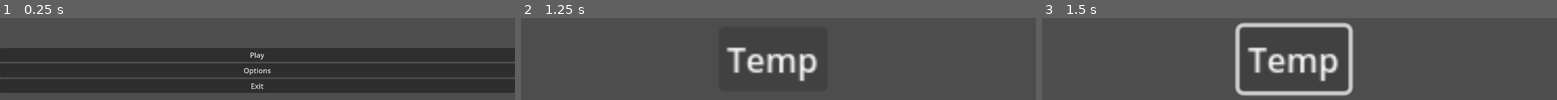
Above: before the commit, frames 1-3 (left to right).
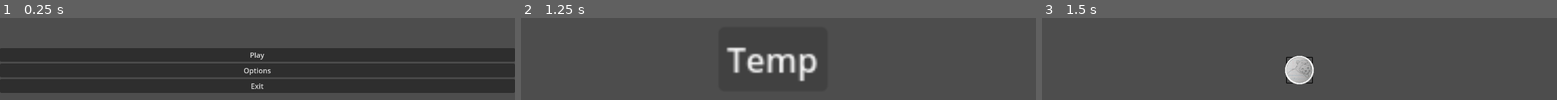
Above: after the commit, the same moments.

Repository: HaydenJoshuaMatthys/Mighty-Tiny-Night--Game-
Game: Godot game, scene res://Scenes/MainMenu.tscn
Two runs of this game, one before a commit and one after it. Both use one fixed random seed, a clock stepped at 60 frames per second and the inputs below.
Inputs:
- Up to frame 1 (0.25 s): no input
- Up to frame 2 (1.25 s): click "Play" at 0.5 s
- Up to frame 3 (1.5 s): click "Temp" at 1.25 s

Frames 1-2 are identical in both runs. In frame 3, 8.0% of the frame differs, in the area x 37-61%, y 5-96%.

Commit message:
Added Empty Player and Tile Objects

Diff:
--- /dev/null
+++ b/Scenes/Game.tscn
@@ -0,0 +1,16 @@
+[gd_scene load_steps=3 format=3 uid="uid://cscnrjofjh0yn"]
+
+[ext_resource type="PackedScene" uid="uid://cdibohu507bgu" path="res://Scenes/Objects/Player.tscn" id="1_f10jn"]
+[ext_resource type="PackedScene" uid="uid://c5325mqeu0305" path="res://Scenes/Objects/Tile.tscn" id="2_lqr0x"]
+
+[node name="Game" type="Node2D"]
+
+[node name="Player" parent="." instance=ExtResource("1_f10jn")]
+position = Vector2(500, 321)
+
+[node name="Camera2D" type="Camera2D" parent="."]
+position = Vector2(500, 321)
+zoom = Vector2(3, 3)
+
+[node name="Tile" parent="." instance=ExtResource("2_lqr0x")]
+position = Vector2(500, 321)
--- /dev/null
+++ b/Scenes/Objects/Player.tscn
@@ -0,0 +1,16 @@
+[gd_scene load_steps=3 format=3 uid="uid://cdibohu507bgu"]
+
+[ext_resource type="Texture2D" uid="uid://51qca2affg6e" path="res://Assets/TempCharacter.png" id="1_f44cc"]
+
+[sub_resource type="CircleShape2D" id="CircleShape2D_0kw54"]
+radius = 11.0
+
+[node name="Player" type="CharacterBody2D"]
+
+[node name="CollisionShape2D" type="CollisionShape2D" parent="."]
+shape = SubResource("CircleShape2D_0kw54")
+
+[node name="Sprite2D" type="Sprite2D" parent="."]
+position = Vector2(9.53674e-07, -9.53674e-07)
+scale = Vector2(0.0839844, 0.0839844)
+texture = ExtResource("1_f44cc")
--- /dev/null
+++ b/Scenes/Objects/Tile.tscn
@@ -0,0 +1,17 @@
+[gd_scene load_steps=3 format=3 uid="uid://c5325mqeu0305"]
+
+[ext_resource type="Texture2D" uid="uid://cghjhycs7a154" path="res://Assets/EmptyTile.png" id="1_l2pvh"]
+
+[sub_resource type="RectangleShape2D" id="RectangleShape2D_4fyh5"]
+
+[node name="Tile" type="Area2D"]
+
+[node name="CollisionShape2D" type="CollisionShape2D" parent="."]
+position = Vector2(1.52588e-05, -1.52588e-05)
+shape = SubResource("RectangleShape2D_4fyh5")
+
+[node name="Sprite2D" type="Sprite2D" parent="."]
+z_index = -1
+position = Vector2(1.19209e-07, 1.19209e-07)
+scale = Vector2(0.064, 0.064)
+texture = ExtResource("1_l2pvh")
--- a/Scripts/CreateGame.gd
+++ b/Scripts/CreateGame.gd
@@ -2,4 +2,4 @@
 
 
 func _on_temp_button_pressed():
-	pass
+	get_tree().change_scene_to_file("res://Scenes/Game.tscn")
Binary file added: Assets/EmptyTile.png
Not shown, added: Assets/EmptyTile.png.import
Not shown, added: Assets/TempCharacter.jpg.import
Binary file added: Assets/TempCharacter.png
Not shown, added: Assets/TempCharacter.png.import
